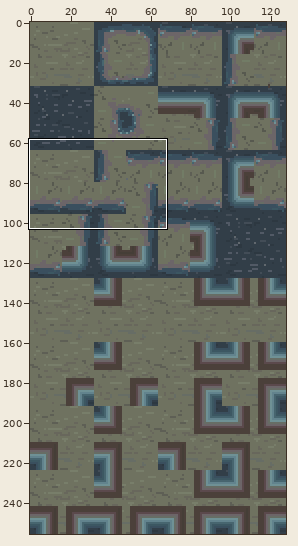
Two states of a sprite sheet, images/back32.png. Above, an overview of the earlier version with the close-up marked.
Close-up. Earlier state:
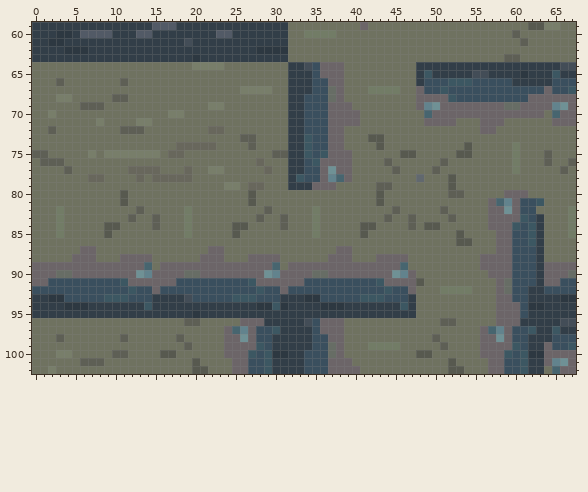
The file is 128x256 pixels. Colours within 5 levels of each other are drawn and written as one. Shown: x 0..67, y 59..102. The commit also changed other parts of the picture, which this record leaves out.
New version:
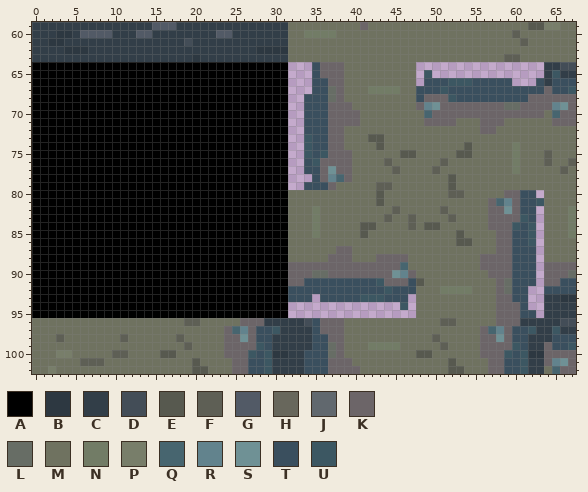
Palette (. is transparent): A #000000  B #2d3841  C #323e48  D #434d57  E #57594f  F #5e5f55  G #525a66  H #68675c  J #61686e  K #6c6568  L #676d65  M #6f7260  N #727c66  P #787e6a  Q #47656f  R #62838d  S #6f9195  T #3a4f5e  U #3c5762
Difference:
y 64: x 0..34 MMMMMMMMMMMMMMMMMMMMPPPPMMMMMMMMCCD -> AAAAAAAAAAAAAAAAAAAAAAAAAAAAAAAA...; x 48..63 CCCCCCCCCCCCCCCC -> ................
y 65: x 0..34 MMMMMMMMMMMMMMMMMMMMMMMMMMMMMMMMCCC -> AAAAAAAAAAAAAAAAAAAAAAAAAAAAAAAA...; x 48 C -> .; x 50..63 CCCCCDDCCCCBCC -> ..............
y 66: x 0..34 MMMFMMMMMMMFMMMMMMMMMMMMMMMMMMMMCCC -> AAAAAAAAAAAAAAAAAAAAAAAAAAAAAAAA...; x 48 C -> .; x 60..63 CCCC -> ...T
y 67: x 0..34 MMMMMMMMMMMMMMMMMMMMMMMMMMPPPPMMCCC -> AAAAAAAAAAAAAAAAAAAAAAAAAAAAAAAA...; x 48 K -> T
y 68: x 0..33 MMMPPMMMMMFFMMMMMMMMMMMMMMMMMMMMCC -> AAAAAAAAAAAAAAAAAAAAAAAAAAAAAAAA..; x 48 K -> T
y 69: x 0..33 MMMMMMFFFMMMMMMMMMMMMMPPMMMMMMMMCC -> AAAAAAAAAAAAAAAAAAAAAAAAAAAAAAAA..
y 70: x 0..33 MMPMMMMMMMMMMMMMMPPMMMMMMMMMMMMMCC -> AAAAAAAAAAAAAAAAAAAAAAAAAAAAAAAA..
y 71: x 0..33 MMMMMMMMPMMMMPPMMMMMMMMMMMMMMMMMCC -> AAAAAAAAAAAAAAAAAAAAAAAAAAAAAAAA..
y 72: x 0..33 MMFMMMMMMMMFFFMMMMMMMMHHMMMMMMMMCC -> AAAAAAAAAAAAAAAAAAAAAAAAAAAAAAAA..
y 73: x 0..33 MMMMMMMMMMMMMMMMMMMMMMMMMMFFMMMMCC -> AAAAAAAAAAAAAAAAAAAAAAAAAAAAAAAA..
y 74: x 0..33 MMMMMMMMMMMMMMMMMMHHHHHMMMMFMMMMCC -> AAAAAAAAAAAAAAAAAAAAAAAAAAAAAAAA..
y 75: x 0..33 FFMMMMMPMPPPPPPPMHHMMMMMMMMMMMFFCC -> AAAAAAAAAAAAAAAAAAAAAAAAAAAAAAAA..
y 76: x 0..33 MFFFMMMMMMMMMMMMMMMMMMMMMMMMHMMMCC -> AAAAAAAAAAAAAAAAAAAAAAAAAAAAAAAA..
y 77: x 0..33 MMMMFMMMMMMMHHHHMMMHMMPPMMMMMHMMCC -> AAAAAAAAAAAAAAAAAAAAAAAAAAAAAAAA..
y 78: x 0..34 MMMMMMMHHMMMMHMHHHHHMMMMMMMMMMMMCUT -> AAAAAAAAAAAAAAAAAAAAAAAAAAAAAAAA...; x 48 J -> M
y 79: x 0..36 MMMMMMMMMMMMMMMMMMMMMMMMPPMHHMMMCCCKK -> AAAAAAAAAAAAAAAAAAAAAAAAAAAAAAAA..TTT
y 80: x 0..31 MMMMMMMMMMMEMMMMMMMMMMMMMMMEMMMM -> AAAAAAAAAAAAAAAAAAAAAAAAAAAAAAAA; x 61..63 KMM -> TT.
y 81: x 0..31 MMMMMMMMMMMEMMMMMMMMMMMMMMMEMMMM -> AAAAAAAAAAAAAAAAAAAAAAAAAAAAAAAA
y 82: x 0..31 MMMNMMMMMMMMMFMMMMMNMMMMMMMMMFMM -> AAAAAAAAAAAAAAAAAAAAAAAAAAAAAAAA; x 63 M -> .
y 83: x 0..31 MMMNMMMMMMMMFMMFMMMNMMMMMMMMFMMF -> AAAAAAAAAAAAAAAAAAAAAAAAAAAAAAAA; x 63 C -> .
y 84: x 0..31 MMMNMMMMMEEMMMMFMMMNMMMMMEEMMMMF -> AAAAAAAAAAAAAAAAAAAAAAAAAAAAAAAA; x 63 C -> .
y 85: x 0..31 MMMNMMMMMEMMMMMMMMMNMMMMMEMMMMMM -> AAAAAAAAAAAAAAAAAAAAAAAAAAAAAAAA; x 63 C -> .
y 86: x 0..31 MMMMMMMMMMMMMMMMMMMMMMMMMMMMMMMM -> AAAAAAAAAAAAAAAAAAAAAAAAAAAAAAAA; x 63 C -> .
y 87: x 0..31 MMMMMMKKMMMMMMMMMMMMMMKKMMMMMMMM -> AAAAAAAAAAAAAAAAAAAAAAAAAAAAAAAA; x 63 C -> .
y 88: x 0..31 MMMMMKKKMMMKKKKMMMMMMKKKMMMKKKKM -> AAAAAAAAAAAAAAAAAAAAAAAAAAAAAAAA; x 63 C -> .
y 89: x 0..31 KKKKKKKKKKKKKKQMKKKKKKKKKKKKKKQM -> AAAAAAAAAAAAAAAAAAAAAAAAAAAAAAAA; x 63 C -> .
y 90: x 0..31 KKKLLKKKKKKKKSRKKKKLLKKKKKKKKSRK -> AAAAAAAAAAAAAAAAAAAAAAAAAAAAAAAA; x 63 C -> .
y 91: x 0..31 KKTTTTTTTTTUKKKKKKTTTTTTTTTUKKKK -> AAAAAAAAAAAAAAAAAAAAAAAAAAAAAAAA; x 47 K -> T; x 63 C -> .
y 92: x 0..31 TTTTTTTTTTTTUTTKTTTTTTTTTTTTUTTK -> AAAAAAAAAAAAAAAAAAAAAAAAAAAAAAAA; x 47 K -> T; x 62..63 CC -> ..
y 93: x 0..35 CCBBTTTTTUUUTTTCCCCDTTTTTUUUTTTCCCBB -> AAAAAAAAAAAAAAAAAAAAAAAAAAAAAAAATTT.; x 47 C -> .; x 62..63 CC -> ..
y 94: x 0..45 CCCCBBBCCCCCCCUCCCCCCCCCCCCCBBUBCCCCBBBCCCCCCC -> AAAAAAAAAAAAAAAAAAAAAAAAAAAAAAAA..............; x 47 C -> .; x 62..63 BB -> ..
y 95: x 0..47 CCCCCCCCCCCCCCCCCCCCBCCCCCCCCCCCCCCCCCCCCCCCCCCC -> AAAAAAAAAAAAAAAAAAAAAAAAAAAAAAAA................; x 62..63 CC -> T.
